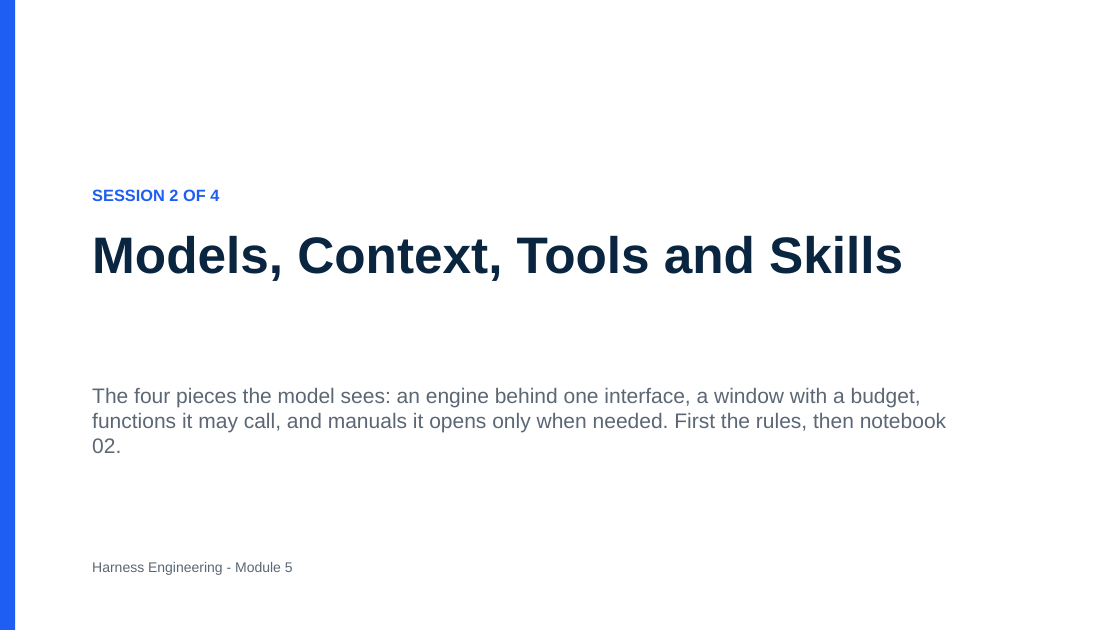
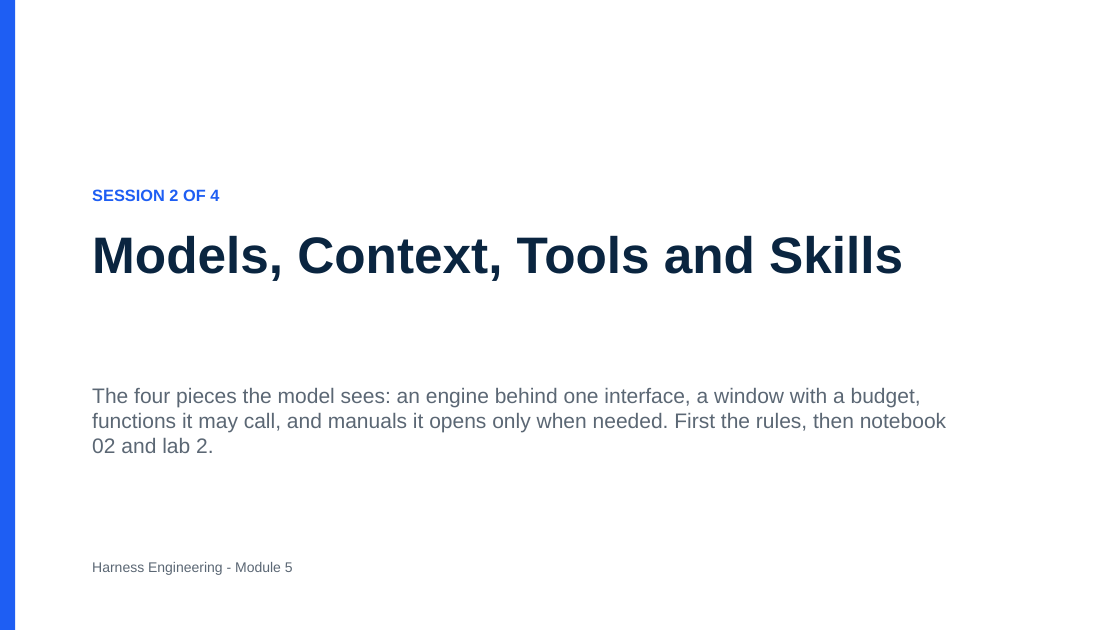
Before and after one commit to maglionejm/fontys-tech-exercises, a slide deck: slide 1 of presentations/m5-session-2-models-context-tools-and-skills.pptx. Drawn at 1120x630 pixels with LibreOffice and Linux fonts; fonts in the diff are those of the drawing. Boxes give left, top, right and bottom in pixels: in the first picture for what was removed or moved away, otherwise in the second. Text is boxed around its words. In the diff, an @@ line names an element or a change of style, - is before the commit and + after.

```diff
--- a/presentations/m5-session-2-models-context-tools-and-skills.pptx
+++ b/presentations/m5-session-2-models-context-tools-and-skills.pptx
@@ text at [92, 388, 946, 453]: text changed @@
-The four pieces the model sees: an engine behind one interface, a window with a budget, functions it may call, and manuals it opens only when needed. First the rules, then notebook 02.
+The four pieces the model sees: an engine behind one interface, a window with a budget, functions it may call, and manuals it opens only when needed. First the rules, then notebook 02 and lab 2.
```
Also in this commit, not shown: 9 other slides changed, 6 slides added, 4 slides removed, 2 other files.
